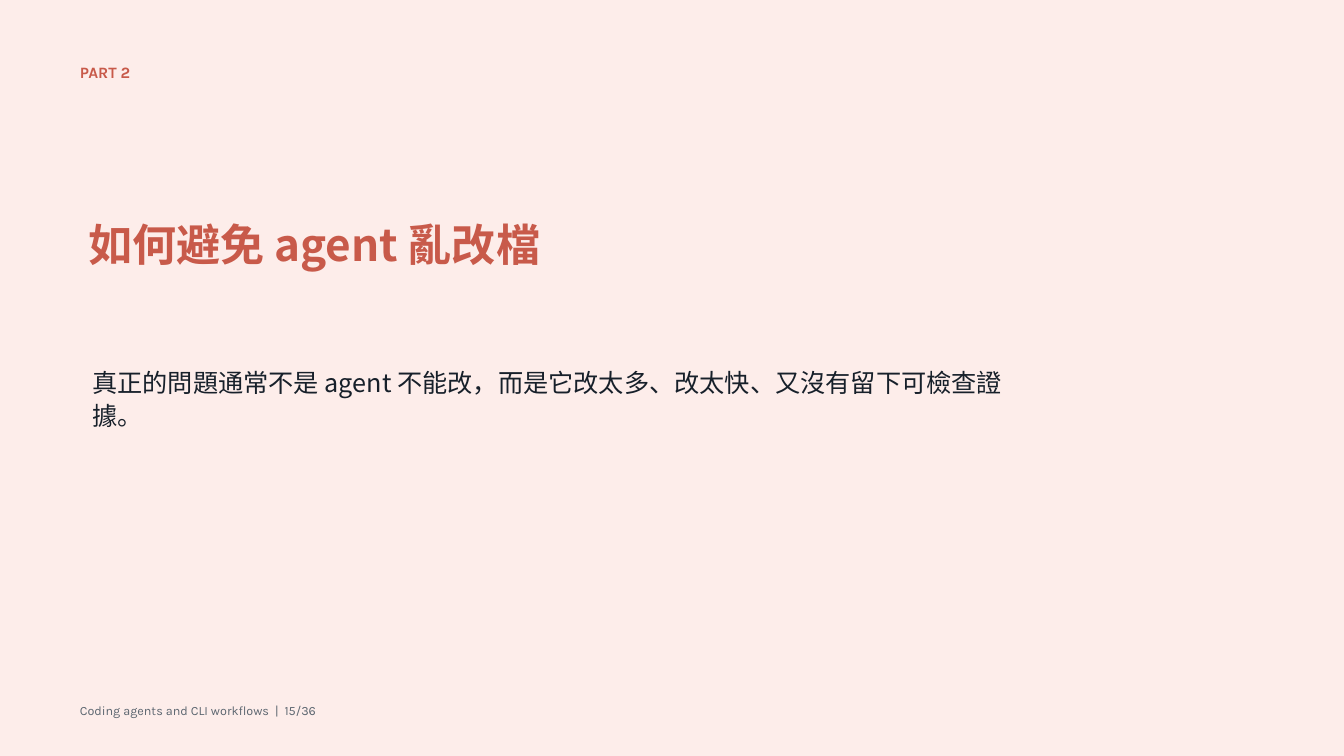
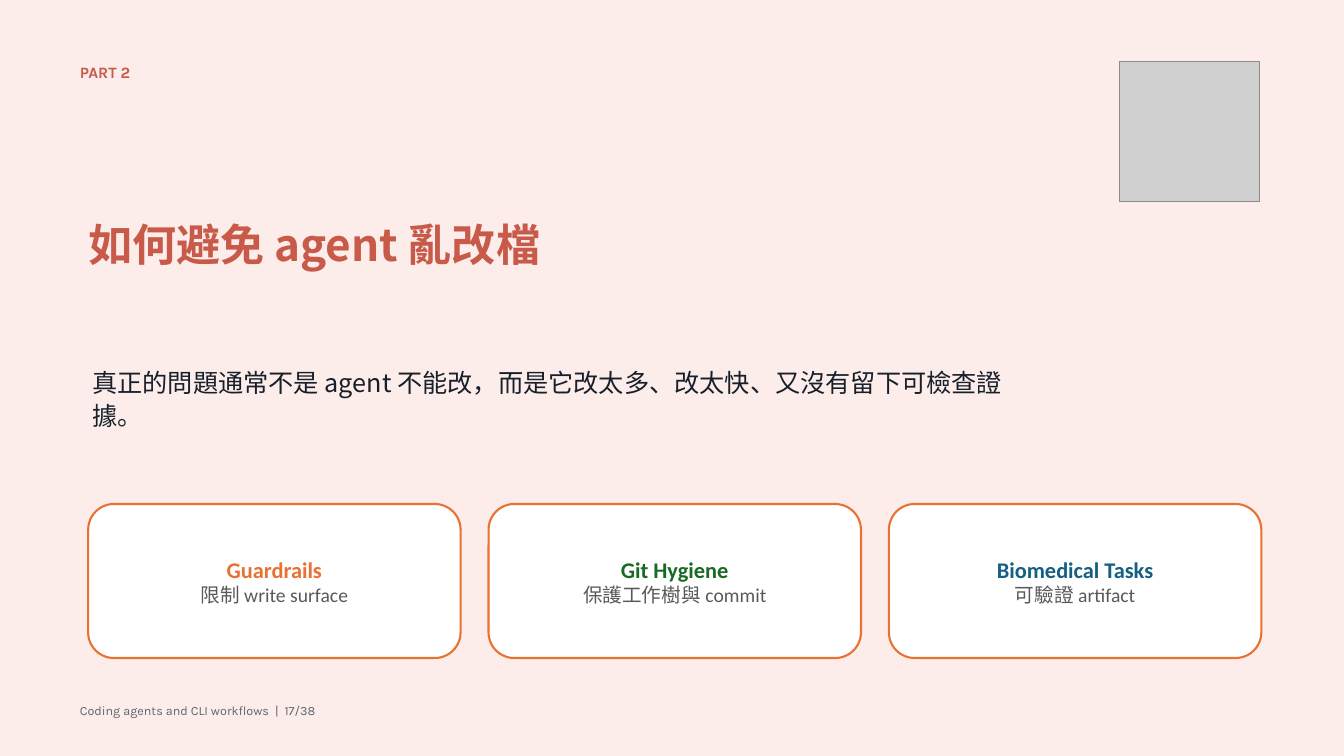
Before and after one commit to godkin1211/LLM_applications_on_BioMedicalData, a slide deck: slide 17 of slides/lesson-07-coding-agents-cli-workflows.pptx (slide 15 before the commit). Drawn at 1344x756 pixels with LibreOffice and Linux fonts; fonts in the diff are those of the drawing; grey boxes stand for pictures. Boxes give left, top, right and bottom in pixels: in the first picture for what was removed or moved away, otherwise in the second. Text is boxed around its words. In the diff, an @@ line names an element or a change of style, - is before the commit and + after.

```diff
--- a/slides/lesson-07-coding-agents-cli-workflows.pptx
+++ b/slides/lesson-07-coding-agents-cli-workflows.pptx
@@ picture added at (x1=1120, y1=62, x2=1260, y2=202) @@
@@ rounded rectangle added at (x1=89, y1=504, x2=461, y2=658), fill #FFFFFF, outline #E97132 1.5 pt, 14 pt, text #595959 @@
+Guardrails
+限制 write surface
@@ rounded rectangle added at (x1=489, y1=504, x2=861, y2=658), fill #FFFFFF, outline #E97132 1.5 pt, 14 pt, text #595959 @@
+Git Hygiene
+保護工作樹與 commit
@@ rounded rectangle added at (x1=889, y1=504, x2=1261, y2=658), fill #FFFFFF, outline #E97132 1.5 pt, 16 pt, text #156082, bold @@
+Biomedical Tasks
+可驗證 artifact
@@ text at (x1=80, y1=706, x2=316, y2=718): text changed @@
-Coding agents and CLI workflows | 15/36
+Coding agents and CLI workflows | 17/38
```
Also in this commit, not shown: 35 other slides changed, 2 slides added, 1 other file.
